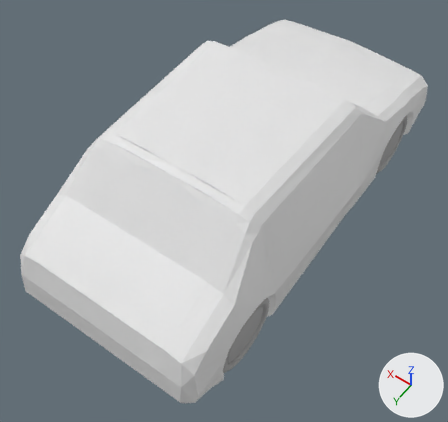
The FBX model Source/Cars/Car.FBX as it was, and as the next commit left it.
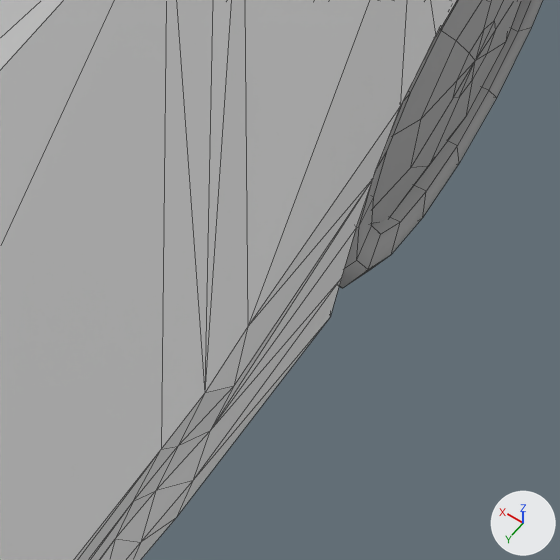
Each version appears first whole from a 50 mm lens placed at (-2.21, 2.21, 3.15), pointed at (-0.8, 0.24, 0.05), and next in a close-up on the part from 74% to 90% of the width and 32% to 49% of the height. Arrows for +X, +Y and +Z are at lower right; the lights stay in place. The close-ups show mesh edges as thin lines. Where no turn or scale is listed for an object, it has been applied to the vertices.

Names of what the first close-up shows: 'Cylinder001', 'tireFrontR'.
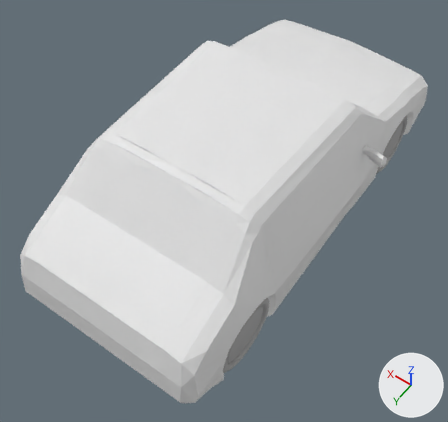
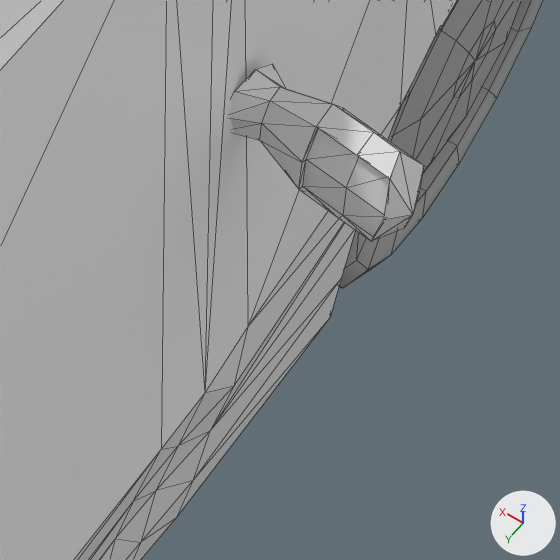
Where the change shows, as pixel boxes (x1, y1, x2, y2) in the close-ups (560 x 560 px):
```json
{"object": "Cylinder002", "change": "added", "after": [230, 64, 424, 241]}
```

Scene script edits in JSON lines:
```json
{"op": "add", "block": "me_mesh_005", "code": ["me_mesh_005 = bpy.data.meshes.new('Mesh.005')", "me_mesh_005.from_pydata(...)  # 98 vertices, 188 faces; spans x -1.4..0.14, y -0.01..0.08, z -0.05..0.05"]}
{"op": "add", "block": "ob_cylinder002", "code": ["ob_cylinder002 = bpy.data.objects.new('Cylinder002', me_mesh_005)", "ob_cylinder002.location = (-0.1368, -0.4412, 0.4055)"]}
```
